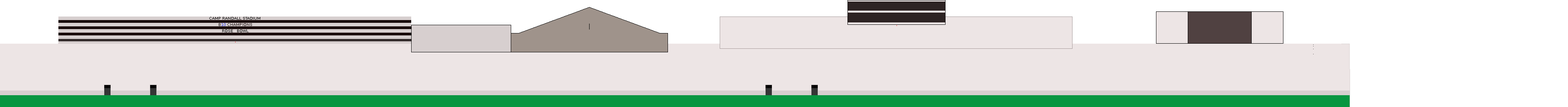
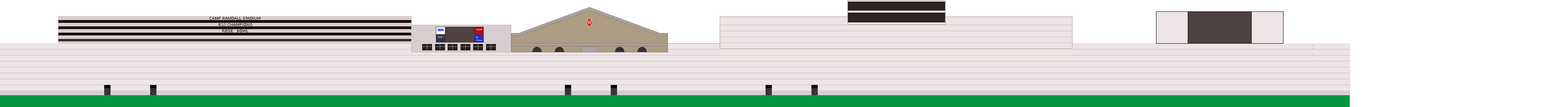
Layers edited between the first and the second w=1568, h=107 image:
painted on "Main" over [0, 0, 1351, 95]
